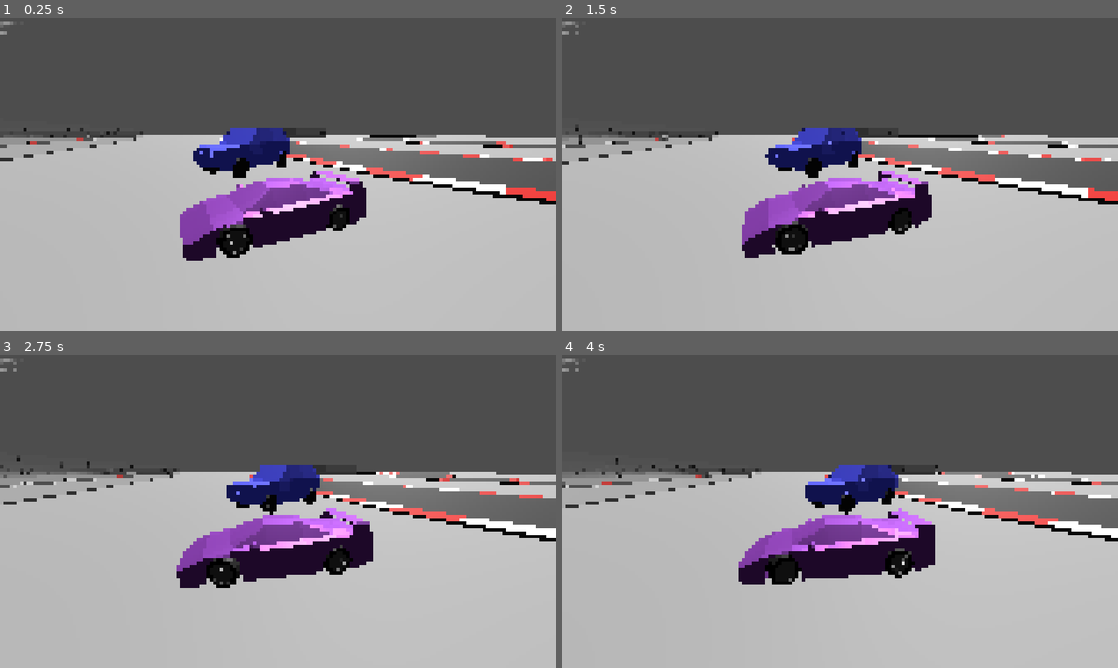
Above: before the commit, frames 1-4 (two rows, left to right).
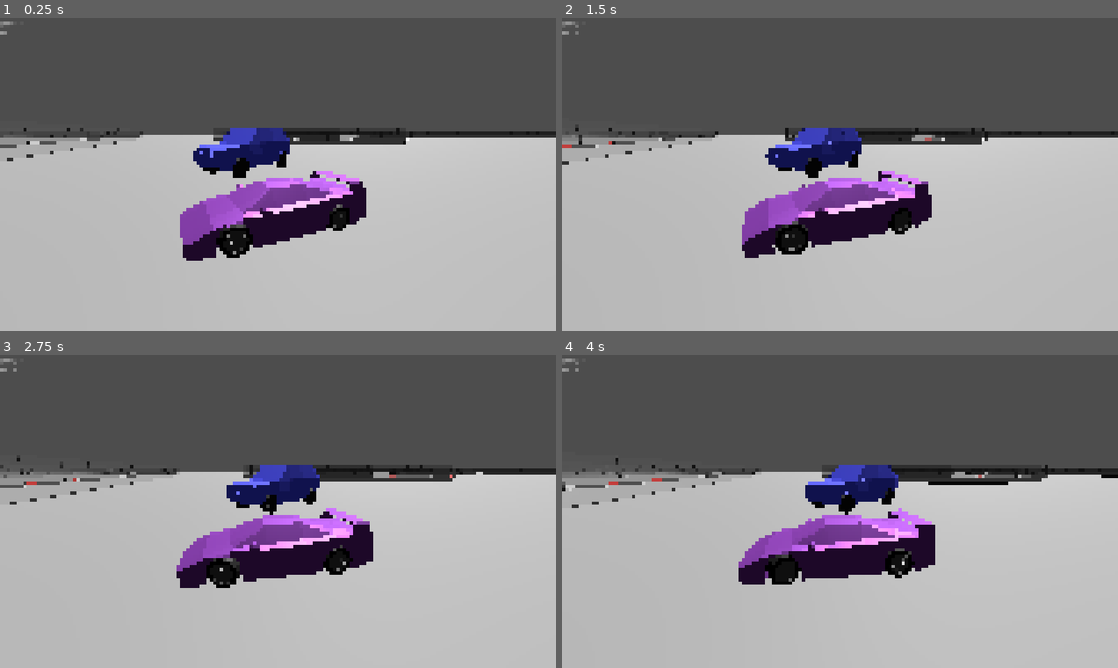
Above: after the commit, the same moments.

Repository: joelhari/my-racing-game
Game: Godot game, scene res://game.tscn
Two runs of this game, one before a commit and one after it. Both use one fixed random seed, a clock stepped at 60 frames per second and the inputs below.
Inputs:
- Up to frame 1 (0.25 s): no input
- Up to frame 2 (1.5 s): hold D (right) 0.53-1.28 s; hold S (break) 0.53-1.28 s; hold F (shift_down) from 1.28 s (still down); tap Down (look_back) at 1.35 s
- Up to frame 3 (2.75 s): release F (shift_down) at 2.03 s; hold D (right) from 2.03 s (still down); tap Up (look_forward) at 2.1 s
- Up to frame 4 (4 s): release D (right) at 2.78 s; hold W (accelerate) 2.78-3.53 s; tap Left (look_left) at 2.85 s; hold A (left) from 3.53 s (still down); tap Right (look_right) at 3.6 s

The runs differ from the first frame. In frame 1, 6.9% of the frame differs, in the area x 0-100%, y 35-60%; in frame 2, 6.8%; in frame 3, 6.3%; in frame 4, 6.2%.

Commit message:
update test track layout

Diff:
--- a/objects/tracks/track_1.tscn
+++ b/objects/tracks/track_1.tscn
@@ -3,32 +3,31 @@
 [ext_resource type="PackedScene" uid="uid://bkh4h2mds24t2" path="res://objects/timing/start_finish_line.tscn" id="2_7ruu6"]
 [ext_resource type="PackedScene" uid="uid://chkl8ewpe34tr" path="res://assets/models/tracks/track_straight.glb" id="2_87d7m"]
 [ext_resource type="Script" uid="uid://bxbv8q68b3etc" path="res://objects/tracks/hex_snap.gd" id="2_ak41n"]
-[ext_resource type="PackedScene" uid="uid://ch83k4074xymy" path="res://assets/models/tracks/track_curve_left.glb" id="3_87d7m"]
-[ext_resource type="PackedScene" uid="uid://dwouof4vkuuov" path="res://assets/models/tracks/track_curve_right.glb" id="4_tsy2k"]
 [ext_resource type="PackedScene" uid="uid://d36bk7vhbal0j" path="res://assets/models/tracks/track_straight_borders.glb" id="5_v543v"]
+[ext_resource type="PackedScene" uid="uid://5pwb8oe1ctu4" path="res://assets/models/tracks/track_split_borders_low.glb" id="6_7ruu6"]
 [ext_resource type="PackedScene" uid="uid://dhipu4cpo7v5" path="res://assets/models/tracks/track_curve_left_borders.glb" id="6_gke1p"]
 [ext_resource type="PackedScene" uid="uid://b7ff2vbbmkqcx" path="res://assets/models/tracks/track_curve_right_borders.glb" id="7_ayq4t"]
+[ext_resource type="PackedScene" uid="uid://cbpn47sbi114n" path="res://assets/models/tracks/track_join_borders_low.glb" id="7_yixft"]
 [ext_resource type="PackedScene" uid="uid://d1ahccigu66my" path="res://assets/models/tracks/track_curve_left_borders_low.glb" id="8_qjpm0"]
 [ext_resource type="PackedScene" uid="uid://bxru6d7qspr8e" path="res://assets/models/tracks/track_curve_right_borders_low.glb" id="9_7ruu6"]
 [ext_resource type="PackedScene" uid="uid://beucc0vb5wefc" path="res://assets/models/tracks/track_straight_borders_low.glb" id="10_yixft"]
 
 [sub_resource type="QuadMesh" id="QuadMesh_6kggx"]
-size = Vector2(300, 300)
+size = Vector2(400, 400)
 orientation = 1
 
 [sub_resource type="BoxShape3D" id="BoxShape3D_6kggx"]
-size = Vector3(300, 1, 300)
+size = Vector3(400, 1, 400)
 
 [node name="Track1" type="Node3D" unique_id=114421550]
 script = ExtResource("2_ak41n")
 
 [node name="StaticBody3D" type="StaticBody3D" parent="." unique_id=422301176]
-transform = Transform3D(1, 0, 0, 0, 1, 0, 0, 0, 1, -41.569218, 0.11093736, 24)
+transform = Transform3D(1, 0, 0, 0, 1, 0, 0, 0, 1, -13.856406, 0.11093736, 24)
 collision_layer = 8
 collision_mask = 0
 
 [node name="MeshInstance3D" type="MeshInstance3D" parent="StaticBody3D" unique_id=1849464095]
-transform = Transform3D(1, 0, 0, 0, 1, 0, 0, 0, 1, 6.928203, 1.1444092e-05, -36)
 mesh = SubResource("QuadMesh_6kggx")
 
 [node name="CollisionShape3D" type="CollisionShape3D" parent="StaticBody3D" unique_id=1276642076]
@@ -36,76 +35,160 @@
 shape = SubResource("BoxShape3D_6kggx")
 
 [node name="TrackPieces1" type="Node3D" parent="." unique_id=1947006259]
-transform = Transform3D(1, 0, 0, 0, 1, 0, 0, 0, 1, 27.712812, 0, 48)
+transform = Transform3D(1, 0, 0, 0, 1, 0, 0, 0, 1, 27.712812, -0.04, 48)
+
+[node name="track_straight" parent="TrackPieces1" unique_id=773804908 instance=ExtResource("2_87d7m")]
+transform = Transform3D(-0.8660254, 0, -0.50000006, 0, 1, 0, 0.50000006, 0, -0.8660254, -13.856406, 0, 0)
+
+[node name="track_straight_borders_low" parent="TrackPieces1" unique_id=20085254 instance=ExtResource("10_yixft")]
+transform = Transform3D(-0.86602545, 0, -0.4999999, 0, 1, 0, 0.4999999, 0, -0.86602545, -6.9282036, 0, 12)
+
+[node name="track_straight_borders_low2" parent="TrackPieces1" unique_id=358681902 instance=ExtResource("10_yixft")]
+transform = Transform3D(-0.8660253, 0, 0.5000001, 0, 1, 0, -0.5000001, 0, -0.8660253, -6.9282036, 0, 36)
+
+[node name="track_straight_borders_low8" parent="TrackPieces1" unique_id=1076712129 instance=ExtResource("10_yixft")]
+transform = Transform3D(-5.9604645e-08, 0, -1, 0, 1, 0, 1, 0, -5.9604645e-08, 41.569214, 0, 48)
+
+[node name="track_straight_borders_low9" parent="TrackPieces1" unique_id=1466462007 instance=ExtResource("10_yixft")]
+transform = Transform3D(-5.9604645e-08, 0, -1, 0, 1, 0, 1, 0, -5.9604645e-08, 55.425625, 0, 48)
+
+[node name="track_straight_borders_low19" parent="TrackPieces1" unique_id=845307771 instance=ExtResource("10_yixft")]
+transform = Transform3D(1.4702742e-07, 0, 1, 0, 1, 0, -1, 0, 1.4702742e-07, 96.99484, 0, 24)
+
+[node name="track_straight_borders_low20" parent="TrackPieces1" unique_id=1821349701 instance=ExtResource("10_yixft")]
+transform = Transform3D(1.4702742e-07, 0, 1, 0, 1, 0, -1, 0, 1.4702742e-07, 83.138435, 0, 24)
+
+[node name="track_straight_borders_low21" parent="TrackPieces1" unique_id=208780900 instance=ExtResource("10_yixft")]
+transform = Transform3D(1.4702742e-07, 0, 1, 0, 1, 0, -1, 0, 1.4702742e-07, 69.282036, 0, 24)
+
+[node name="track_straight_borders_low22" parent="TrackPieces1" unique_id=836617755 instance=ExtResource("10_yixft")]
+transform = Transform3D(1.4702742e-07, 0, 1, 0, 1, 0, -1, 0, 1.4702742e-07, 55.425625, 0, 24)
+
+[node name="track_straight_borders_low24" parent="TrackPieces1" unique_id=496594353 instance=ExtResource("10_yixft")]
+transform = Transform3D(0.8660255, 0, 0.49999985, 0, 1, 0, -0.49999985, 0, 0.8660255, 20.784609, 0, 12)
+
+[node name="track_straight_borders_low25" parent="TrackPieces1" unique_id=1770762960 instance=ExtResource("10_yixft")]
+transform = Transform3D(0.8660255, 0, 0.49999985, 0, 1, 0, -0.49999985, 0, 0.8660255, 13.856406, 0, 0)
+
+[node name="track_straight_borders_low26" parent="TrackPieces1" unique_id=240350240 instance=ExtResource("10_yixft")]
+transform = Transform3D(0.8660255, 0, 0.49999985, 0, 1, 0, -0.49999985, 0, 0.8660255, 6.928203, 0, -12)
+
+[node name="track_straight_borders_low23" parent="TrackPieces1" unique_id=566886506 instance=ExtResource("10_yixft")]
+transform = Transform3D(1.4702742e-07, 0, 1, 0, 1, 0, -1, 0, 1.4702742e-07, 41.569218, 0, 24)
+
+[node name="track_straight_borders_low11" parent="TrackPieces1" unique_id=495951817 instance=ExtResource("10_yixft")]
+transform = Transform3D(-0.86602545, 0, -0.4999999, 0, 1, 0, 0.4999999, 0, -0.86602545, 76.210236, 0, 60)
+
+[node name="track_straight_borders_low12" parent="TrackPieces1" unique_id=360468959 instance=ExtResource("10_yixft")]
+transform = Transform3D(-0.86602545, 0, -0.4999999, 0, 1, 0, 0.4999999, 0, -0.86602545, 62.35383, 0, 84)
+
+[node name="track_straight_borders_low10" parent="TrackPieces1" unique_id=1638948434 instance=ExtResource("10_yixft")]
+transform = Transform3D(-5.9604645e-08, 0, -1, 0, 1, 0, 1, 0, -5.9604645e-08, 41.569218, 0, 72)
+
+[node name="track_straight_borders_low13" parent="TrackPieces1" unique_id=1251512825 instance=ExtResource("10_yixft")]
+transform = Transform3D(-5.9604645e-08, 0, -1, 0, 1, 0, 1, 0, -5.9604645e-08, 83.138435, 0, 96)
+
+[node name="track_straight_borders_low14" parent="TrackPieces1" unique_id=215681500 instance=ExtResource("10_yixft")]
+transform = Transform3D(-5.9604645e-08, 0, -1, 0, 1, 0, 1, 0, -5.9604645e-08, 96.99484, 0, 72)
+
+[node name="track_straight_borders_low16" parent="TrackPieces1" unique_id=905381334 instance=ExtResource("10_yixft")]
+transform = Transform3D(0.86602545, 0, 0.5, 0, 1, 0, -0.5, 0, 0.86602545, 131.63586, 0, 60)
+
+[node name="track_straight_borders_low17" parent="TrackPieces1" unique_id=1854347703 instance=ExtResource("10_yixft")]
+transform = Transform3D(0.86602545, 0, 0.5, 0, 1, 0, -0.5, 0, 0.86602545, 124.70766, 0, 48)
+
+[node name="track_straight_borders_low18" parent="TrackPieces1" unique_id=777862215 instance=ExtResource("10_yixft")]
+transform = Transform3D(0.86602545, 0, 0.5, 0, 1, 0, -0.5, 0, 0.86602545, 117.77946, 0, 36)
+
+[node name="track_straight_borders_low15" parent="TrackPieces1" unique_id=2039061866 instance=ExtResource("10_yixft")]
+transform = Transform3D(-5.9604645e-08, 0, -1, 0, 1, 0, 1, 0, -5.9604645e-08, 96.99484, 0, 96)
+
+[node name="track_straight_borders_low3" parent="TrackPieces1" unique_id=1346949309 instance=ExtResource("10_yixft")]
+transform = Transform3D(-0.8660253, 0, 0.5000001, 0, 1, 0, -0.5000001, 0, -0.8660253, -13.856406, 0, 48)
+
+[node name="track_straight_borders_low4" parent="TrackPieces1" unique_id=1298317335 instance=ExtResource("10_yixft")]
+transform = Transform3D(-0.8660253, 0, 0.5000001, 0, 1, 0, -0.5000001, 0, -0.8660253, -20.784609, 0, 60)
+
+[node name="track_straight_borders_low6" parent="TrackPieces1" unique_id=840890335 instance=ExtResource("10_yixft")]
+transform = Transform3D(0.8660254, 0, -0.50000006, 0, 1, 0, 0.50000006, 0, 0.8660254, -6.9282036, 0, 84)
+
+[node name="track_straight_borders_low7" parent="TrackPieces1" unique_id=2073003597 instance=ExtResource("10_yixft")]
+transform = Transform3D(0.8660254, 0, -0.50000006, 0, 1, 0, 0.50000006, 0, 0.8660254, 0, 0, 72)
+
+[node name="track_straight_borders_low5" parent="TrackPieces1" unique_id=1821260030 instance=ExtResource("10_yixft")]
+transform = Transform3D(-0.8660253, 0, 0.5000001, 0, 1, 0, -0.5000001, 0, -0.8660253, -27.712812, 0, 72)
+
+[node name="track_curve_left_borders_low" parent="TrackPieces1" unique_id=526316616 instance=ExtResource("8_qjpm0")]
+transform = Transform3D(-4.371139e-08, 0, -1, 0, 1, 0, 1, 0, -4.371139e-08, -34.641018, 0, 84)
+
+[node name="track_curve_left_borders_low2" parent="TrackPieces1" unique_id=1368212546 instance=ExtResource("8_qjpm0")]
+transform = Transform3D(0.86602545, 0, -0.5, 0, 1, 0, 0.5, 0, 0.86602545, -27.712812, 0, 96)
+
+[node name="track_curve_left_borders_low4" parent="TrackPieces1" unique_id=79629111 instance=ExtResource("8_qjpm0")]
+transform = Transform3D(0.86602545, 0, -0.5, 0, 1, 0, 0.5, 0, 0.86602545, 27.712812, 0, 72)
+
+[node name="track_curve_left_borders_low7" parent="TrackPieces1" unique_id=122003280 instance=ExtResource("8_qjpm0")]
+transform = Transform3D(0.86602545, 0, 0.50000006, 0, 1, 0, -0.50000006, 0, 0.86602545, 110.85124, 0, 96)
+
+[node name="track_curve_left_borders_low8" parent="TrackPieces1" unique_id=569792188 instance=ExtResource("8_qjpm0")]
+transform = Transform3D(0.86602545, 0, 0.50000006, 0, 1, 0, -0.50000006, 0, 0.86602545, 131.63586, 0, 84)
+
+[node name="track_curve_left_borders_low9" parent="TrackPieces1" unique_id=142936523 instance=ExtResource("8_qjpm0")]
+transform = Transform3D(-8.940697e-08, 0, 1, 0, 1, 0, -1, 0, -8.940697e-08, 138.56407, 0, 72)
+
+[node name="track_curve_left_borders_low10" parent="TrackPieces1" unique_id=1788081797 instance=ExtResource("8_qjpm0")]
+transform = Transform3D(-0.8660255, 0, 0.49999988, 0, 1, 0, -0.49999988, 0, -0.8660255, 110.85124, 0, 24)
+
+[node name="track_curve_left_borders_low11" parent="TrackPieces1" unique_id=488951430 instance=ExtResource("8_qjpm0")]
+transform = Transform3D(-0.8660255, 0, 0.49999988, 0, 1, 0, -0.49999988, 0, -0.8660255, 0, 0, -24)
+
+[node name="track_curve_left_borders_low12" parent="TrackPieces1" unique_id=551317315 instance=ExtResource("8_qjpm0")]
+transform = Transform3D(-0.8660253, 0, -0.5000002, 0, 1, 0, 0.5000002, 0, -0.8660253, -13.856406, 0, -24)
+
+[node name="track_curve_left_borders_low13" parent="TrackPieces1" unique_id=216463011 instance=ExtResource("8_qjpm0")]
+transform = Transform3D(2.3841858e-07, 0, -1, 0, 1, 0, 1, 0, 2.3841858e-07, -20.784609, 0, -12)
+
+[node name="track_curve_left_borders_low5" parent="TrackPieces1" unique_id=1386873516 instance=ExtResource("8_qjpm0")]
+transform = Transform3D(0.86602545, 0, -0.5, 0, 1, 0, 0.5, 0, 0.86602545, 69.282036, 0, 96)
+
+[node name="track_curve_left_borders_low6" parent="TrackPieces1" unique_id=184346600 instance=ExtResource("8_qjpm0")]
+transform = Transform3D(0.86602545, 0, -0.5, 0, 1, 0, 0.5, 0, 0.86602545, 83.138435, 0, 72)
+
+[node name="track_curve_left_borders_low3" parent="TrackPieces1" unique_id=1306723156 instance=ExtResource("8_qjpm0")]
+transform = Transform3D(0.86602545, 0, 0.50000006, 0, 1, 0, -0.50000006, 0, 0.86602545, -13.856406, 0, 96)
+
+[node name="track_curve_right_borders_low" parent="TrackPieces1" unique_id=702871390 instance=ExtResource("9_7ruu6")]
+transform = Transform3D(-4.371139e-08, 0, -1, 0, 1, 0, 1, 0, -4.371139e-08, 0, 0, 24)
+
+[node name="track_curve_right_borders_low2" parent="TrackPieces1" unique_id=1294283430 instance=ExtResource("9_7ruu6")]
+transform = Transform3D(0.8660254, 0, 0.5, 0, 1, 0, -0.5, 0, 0.8660254, 6.9282017, 0, 60)
+
+[node name="track_curve_right_borders_low3" parent="TrackPieces1" unique_id=2057810037 instance=ExtResource("9_7ruu6")]
+transform = Transform3D(0.8660254, 0, 0.5, 0, 1, 0, -0.5, 0, 0.8660254, 27.712812, 0, 48)
+
+[node name="track_curve_right_borders_low7" parent="TrackPieces1" unique_id=981324555 instance=ExtResource("9_7ruu6")]
+transform = Transform3D(-0.86602545, 0, 0.49999997, 0, 1, 0, -0.49999997, 0, -0.86602545, 27.712812, 0, 24)
+
+[node name="track_curve_right_borders_low4" parent="TrackPieces1" unique_id=841454360 instance=ExtResource("9_7ruu6")]
+transform = Transform3D(0.8660255, 0, -0.5, 0, 1, 0, 0.5, 0, 0.8660255, 55.42562, 0, 72)
+
+[node name="track_curve_right_borders_low5" parent="TrackPieces1" unique_id=952632211 instance=ExtResource("9_7ruu6")]
+transform = Transform3D(0.8660255, 0, -0.5, 0, 1, 0, 0.5, 0, 0.8660255, 69.282036, 0, 48)
+
+[node name="track_curve_right_borders_low6" parent="TrackPieces1" unique_id=1098433179 instance=ExtResource("9_7ruu6")]
+transform = Transform3D(0.8660255, 0, -0.5, 0, 1, 0, 0.5, 0, 0.8660255, 110.85125, 0, 72)
+
+[node name="track_split_borders_low" parent="TrackPieces1" unique_id=2051082026 instance=ExtResource("6_7ruu6")]
+transform = Transform3D(0.8660254, 0, 0.5, 0, 1, 0, -0.5, 0, 0.8660254, 20.784609, 0, 60)
+
+[node name="track_join_borders_low" parent="TrackPieces1" unique_id=767029863 instance=ExtResource("7_yixft")]
+transform = Transform3D(0.8660254, 0, 0.5, 0, 1, 0, -0.5, 0, 0.8660254, 117.77945, 0, 84)
 
 [node name="StartFinishLine" parent="TrackPieces1" unique_id=100495756 instance=ExtResource("2_7ruu6")]
 transform = Transform3D(0.8660254, 0, 0.5, 0, 1, 0, -0.5, 0, 0.8660254, -6.9282036, 0, 12)
 
-[node name="track_straight" parent="TrackPieces1" unique_id=1052016034 instance=ExtResource("2_87d7m")]
-transform = Transform3D(0.8660253, 0, 0.49999997, 0, 1, 0, -0.49999997, 0, 0.8660253, -6.928203, 0, 12)
-
-[node name="track_straight7" parent="TrackPieces1" unique_id=1718148446 instance=ExtResource("2_87d7m")]
-transform = Transform3D(0, 0, -0.9999999, 0, 1, 0, 0.9999999, 0, 0, -13.856406, 0, -24)
-
-[node name="track_straight8" parent="TrackPieces1" unique_id=219963244 instance=ExtResource("2_87d7m")]
-transform = Transform3D(0, 0, -0.9999999, 0, 1, 0, 0.9999999, 0, 0, -27.712812, 0, -24)
-
-[node name="track_straight9" parent="TrackPieces1" unique_id=3473722 instance=ExtResource("2_87d7m")]
-transform = Transform3D(8.742277e-08, 0, 0.9999999, 0, 1, 0, -0.9999999, 0, 8.742277e-08, -27.712812, 0, 0)
-
-[node name="track_straight2" parent="TrackPieces1" unique_id=517499812 instance=ExtResource("2_87d7m")]
-transform = Transform3D(0.8660254, 0, 0.5, 0, 1, 0, -0.5, 0, 0.8660254, 0, 0, 24)
-
-[node name="track_straight3" parent="TrackPieces1" unique_id=765277454 instance=ExtResource("2_87d7m")]
-transform = Transform3D(-0.86602527, 0, 0.50000006, 0, 1, 0, -0.50000006, 0, -0.86602527, 34.641018, 0, 36)
-
-[node name="track_straight4" parent="TrackPieces1" unique_id=1083663498 instance=ExtResource("2_87d7m")]
-transform = Transform3D(-0.8660253, 0, 0.50000006, 0, 1, 0, -0.50000006, 0, -0.8660253, 27.712812, 0, 48)
-
-[node name="track_curve_left" parent="TrackPieces1" unique_id=1687541352 instance=ExtResource("3_87d7m")]
-transform = Transform3D(1.1920929e-07, 0, 0.99999994, 0, 1, 0, -0.99999994, 0, 1.1920929e-07, 6.928203, 0, 36)
-
-[node name="track_curve_left3" parent="TrackPieces1" unique_id=1691534578 instance=ExtResource("3_87d7m")]
-transform = Transform3D(-0.86602527, 0, 0.5, 0, 1, 0, -0.5, 0, -0.86602527, -13.856406, 0, 0)
-
-[node name="track_curve_left2" parent="TrackPieces1" unique_id=815323178 instance=ExtResource("3_87d7m")]
-transform = Transform3D(0.8660252, 0, -0.50000006, 0, 1, 0, 0.50000006, 0, 0.8660252, 20.784609, 0, 12)
-
-[node name="track_curve_right" parent="TrackPieces1" unique_id=885058254 instance=ExtResource("4_tsy2k")]
-transform = Transform3D(-5.9604645e-08, 0, 1, 0, 1, 0, -1, 0, -5.9604645e-08, 0, 0, 48)
-
-[node name="track_curve_right2" parent="TrackPieces1" unique_id=412353680 instance=ExtResource("4_tsy2k")]
-transform = Transform3D(-0.86602545, 0, 0.4999999, 0, 1, 0, -0.4999999, 0, -0.86602545, 6.928203, 0, 60)
-
-[node name="track_curve_right3" parent="TrackPieces1" unique_id=146689184 instance=ExtResource("4_tsy2k")]
-transform = Transform3D(-0.8660253, 0, -0.5000001, 0, 1, 0, 0.5000001, 0, -0.8660253, 20.784609, 0, 60)
-
-[node name="track_curve_right7" parent="TrackPieces1" unique_id=1245506143 instance=ExtResource("4_tsy2k")]
-transform = Transform3D(0.86602545, 0, 0.5, 0, 1, 0, -0.5, 0, 0.86602545, -41.569218, 0, -24)
-
-[node name="track_curve_right8" parent="TrackPieces1" unique_id=14765128 instance=ExtResource("4_tsy2k")]
-transform = Transform3D(-5.9604645e-08, 0, 1, 0, 1, 0, -1, 0, -5.9604645e-08, -48.49742, 0, -12)
-
-[node name="track_curve_right9" parent="TrackPieces1" unique_id=1658975550 instance=ExtResource("4_tsy2k")]
-transform = Transform3D(-0.86602545, 0, 0.49999997, 0, 1, 0, -0.49999997, 0, -0.86602545, -41.569218, 0, 0)
-
-[node name="track_curve_right4" parent="TrackPieces1" unique_id=1369482463 instance=ExtResource("4_tsy2k")]
-transform = Transform3D(1.3411045e-07, 0, -0.99999994, 0, 1, 0, 0.99999994, 0, 1.3411045e-07, 41.569218, 0, 24)
-
-[node name="track_curve_right5" parent="TrackPieces1" unique_id=1815041074 instance=ExtResource("4_tsy2k")]
-transform = Transform3D(0.8660254, 0, -0.4999998, 0, 1, 0, 0.4999998, 0, 0.8660254, 34.641018, 0, 12)
-
-[node name="track_curve_right6" parent="TrackPieces1" unique_id=579813977 instance=ExtResource("4_tsy2k")]
-transform = Transform3D(0.8660254, 0, -0.4999998, 0, 1, 0, 0.4999998, 0, 0.8660254, 0, 0, -24)
-
-[node name="track_straight_borders" parent="TrackPieces1" unique_id=1296128046 instance=ExtResource("5_v543v")]
-transform = Transform3D(-0.86602545, 0, -0.4999999, 0, 1, 0, 0.4999999, 0, -0.86602545, 13.856406, 0, 0)
-
-[node name="track_straight_borders2" parent="TrackPieces1" unique_id=1299117509 instance=ExtResource("5_v543v")]
-transform = Transform3D(-0.86602545, 0, -0.4999999, 0, 1, 0, 0.4999999, 0, -0.86602545, 6.928203, 0, -12)
-
 [node name="TrackPieces2" type="Node3D" parent="." unique_id=1180265468]
-transform = Transform3D(1, 0, 0, 0, 1, 0, 0, 0, 1, -6.928203, 0, 12)
+transform = Transform3D(1, 0, 0, 0, 1, 0, 0, 0, 1, -6.928, -0.04, 12)
 
 [node name="StartFinishLine2" parent="TrackPieces2" unique_id=1160236571 instance=ExtResource("2_7ruu6")]
 transform = Transform3D(0.86602545, 0, 0.5, 0, 1, 0, -0.5, 0, 0.86602545, -41.569218, 7.6293945e-06, 48)
@@ -197,11 +280,11 @@
 [node name="track_straight_borders3" parent="TrackPieces2" unique_id=360787008 instance=ExtResource("5_v543v")]
 transform = Transform3D(0.8660254, 0, 0.5, 0, 1, 0, -0.5, 0, 0.8660254, -34.641018, 0, 60)
 
-[node name="track_straight5" parent="TrackPieces2" unique_id=773804908 instance=ExtResource("2_87d7m")]
+[node name="track_straight5" parent="TrackPieces2" unique_id=569770175 instance=ExtResource("2_87d7m")]
 transform = Transform3D(0.8660254, 0, 0.5, 0, 1, 0, -0.5, 0, 0.8660254, -41.569218, 0, 48)
 
 [node name="TrackPieces3" type="Node3D" parent="." unique_id=989327178]
-transform = Transform3D(1, 0, 0, 0, 1, 0, 0, 0, 1, 6.928203, 0, 12)
+transform = Transform3D(1, 0, 0, 0, 1, 0, 0, 0, 1, 6.928203, -0.04, 12)
 
 [node name="StartFinishLine3" parent="TrackPieces3" unique_id=972997970 instance=ExtResource("2_7ruu6")]
 transform = Transform3D(-4.371139e-08, 0, 1, 0, 1, 0, -1, 0, -4.371139e-08, -34.641018, 7.6293945e-06, -12)
